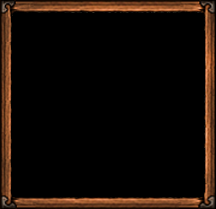
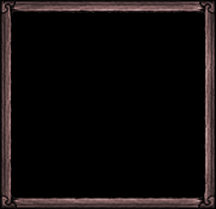
Two versions of the same layered image (216x209). Layer-by-layer changes:
pixels changed over [0, 0, 215, 209] (layer not identified)
